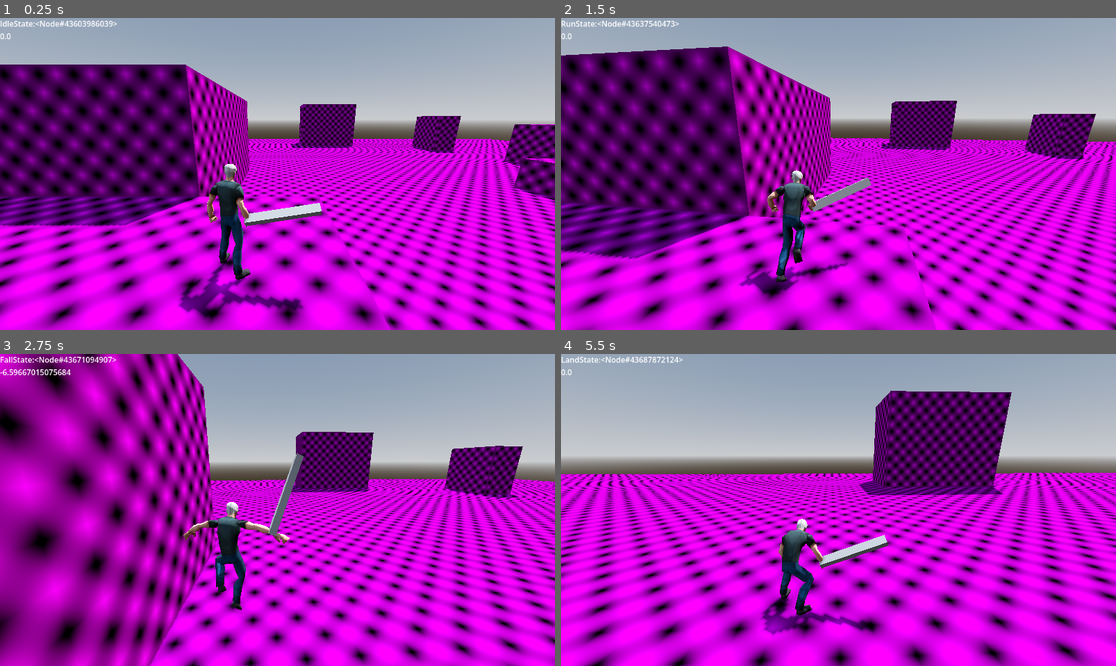
Above: before the commit, frames 1-4 (two rows, left to right).
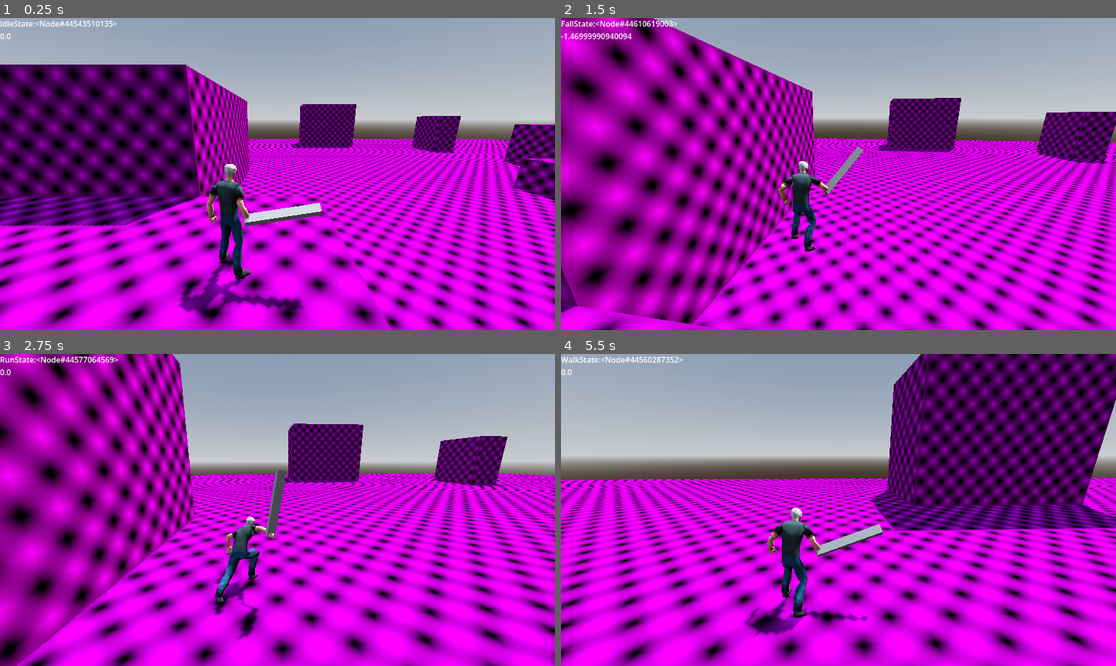
Above: after the commit, the same moments.

Repository: Its-JPower/DemonMightWeep6
Game: Godot game, scene res://scenes/test_map_scene.tscn
The game is run twice, just before and just after one commit, with the same random seed, the same clock (stepped at 60 frames per second) and the same inputs.
Inputs (mouse positions are in pixels of both pictures, inside the frame that each line leads up to):
- Up to frame 1 (0.25 s): no input
- Up to frame 2 (1.5 s): move the mouse to (866, 174) at 0.52 s; hold W (move_forward) from 0.53 s (still down); click (866, 174) at 0.6 s; tap Space (jump) at 0.77 s; tap Shift (run) at 0.8, 1.35 s; move the mouse to (810, 174) at 1.27 s
- Up to frame 3 (2.75 s): keep holding W (move_forward); tap Space (jump) at 1.52 s; click (249, 510) at 1.55 s; move the mouse to (288, 503) at 2.02 s; click (288, 503) at 2.1 s; tap Shift (run) at 2.3 s
- Up to frame 4 (5.5 s): keep holding W (move_forward); move the mouse to (832, 516) at 2.77 s; tap Ctrl (cam_lock) at 2.85 s; tap Space (jump) at 3.02, 3.77, 4.52 s; click (832, 516) at 3.05 s; move the mouse to (877, 513) at 3.52 s; tap Tab (lock_on) at 3.6 s; tap Shift (run) at 3.8, 4.35, 5.3 s; move the mouse to (794, 506) at 4.27 s; click (794, 506) at 4.55 s; move the mouse to (844, 510) at 5.02 s; right-click (844, 510) at 5.1 s

The runs differ from the first frame. In frame 1, less than 0.1% of the frame differs, in the area x 12-21%, y 0-3%; in frame 2, 60%; in frame 3, 58%; in frame 4, 63%, in the area x 0-100%, y 0-100%.

Commit message:
Add EnemySpawner and tweak movement/attacks
Add a new EnemySpawner scene and EnemySpawner script with full spawn features: signals, configurable enemy scenes and weights, cycle settings (count, interval, stagger, max cycles), spawn positions/jitter, ground snapping, facing options, max live limit, and spawn parenting. Update test map to add collision shape to MeleeEnemy and adjust melee_enemy capsule height.

Refactor player state scripts: land state now skips landing animation if input is pressed; run/walk state animation play calls adjusted. Sword slash states (A/B/C) replace manual velocity damping with player.apply_movement, adjust attack buffering/ combo flow and animation playback, and add transitions to Run/Walk based on input after attack recovery. Misc small fixes to combo timer and state transitions.

Diff:
--- a/scenes/melee_enemy.tscn
+++ b/scenes/melee_enemy.tscn
@@ -5,6 +5,7 @@
 [sub_resource type="CapsuleMesh" id="CapsuleMesh_xnaus"]
 
 [sub_resource type="CapsuleShape3D" id="CapsuleShape3D_vaj5w"]
+height = 1.9438477
 
 [sub_resource type="CylinderShape3D" id="CylinderShape3D_tq73k"]
 height = 0.34417725
--- /dev/null
+++ b/scenes/spawner.tscn
@@ -0,0 +1,6 @@
+[gd_scene format=3 uid="uid://cnocl82f4ayo4"]
+
+[ext_resource type="Script" uid="uid://cqovyfqvj6qk" path="res://scripts/spawner.gd" id="1_2vbf6"]
+
+[node name="Spawner" type="Node3D" unique_id=1876596910]
+script = ExtResource("1_2vbf6")
--- a/scenes/test_map_scene.tscn
+++ b/scenes/test_map_scene.tscn
@@ -143,4 +143,7 @@
 [node name="MeleeEnemy" parent="." unique_id=541755684 instance=ExtResource("2_88bmb")]
 transform = Transform3D(1, 0, 0, 0, 1, 0, 0, 0, 1, 0, 1.6064916, 2.7752647)
 
+[node name="CollisionShape3D" parent="MeleeEnemy" index="1" unique_id=2047592973]
+transform = Transform3D(1, 0, 0, 0, 1, 0, 0, 0, 1, 0, -0.028076172, 0)
+
 [editable path="MeleeEnemy"]
--- /dev/null
+++ b/scripts/spawner.gd
@@ -0,0 +1,241 @@
+class_name EnemySpawner
+extends Node3D
+
+## Emitted each time a single enemy is spawned.
+signal enemy_spawned(enemy: Node3D)
+## Emitted after every enemy in a cycle has been spawned.
+signal cycle_completed(cycle_number: int)
+## Emitted when the spawner exhausts max_cycles (if capped).
+signal spawner_finished()
+
+@export_group("Enemies")
+## Scenes to randomly pick from each spawn. Add multiple for variety.
+@export var enemy_scenes: Array[PackedScene] = []
+## Weighted chances matching enemy_scenes (leave empty = equal weight).
+@export var spawn_weights: Array[float] = []
+
+@export_group("Cycle Settings")
+## How many enemies to spawn per cycle.
+@export var spawn_count: int = 3
+## Seconds between each cycle.
+@export var cycle_interval: float = 5.0
+## Seconds between individual spawns within a cycle (0 = all at once).
+@export var spawn_stagger: float = 0.2
+## Wait for all previous-cycle enemies to die before starting next cycle.
+@export var wait_for_clearance: bool = false
+## 0 = infinite cycles.
+@export var max_cycles: int = 0
+## Scale spawn_count by this each cycle (1.0 = constant).
+@export var count_scale_per_cycle: float = 1.0
+## Scale cycle_interval by this each cycle (e.g. 0.9 speeds up over time).
+@export var interval_scale_per_cycle: float = 1.0
+
+@export_group("Spawn Position")
+## Spawn point nodes. If empty, spawner's own position is used.
+@export var spawn_points: Array[Node3D] = []
+## Randomise which spawn point is used each spawn.
+@export var randomise_spawn_point: bool = true
+## XZ radius of random position offset around chosen spawn point.
+@export var position_jitter: float = 0.0
+## Snap spawned enemy to the ground via raycast (requires physics layer set).
+@export var snap_to_ground: bool = true
+## Physics collision mask used for ground snapping raycast.
+@export_flags_3d_physics var ground_mask: int = 1
+## How high above the spawn point to start the ground raycast.
+@export var raycast_height: float = 50.0
+
+@export_group("Spawn Facing")
+## Rotate spawned enemy to face a target node (e.g. the player).
+@export var face_target: Node3D = null
+## Random Y-axis rotation added on top (degrees). Ignored if face_target is set.
+@export_range(0, 360) var random_rotation_range: float = 360.0
+
+@export_group("Limits")
+## Hard cap on live enemies from this spawner (0 = no cap).
+@export var max_live_enemies: int = 0
+## Node to reparent spawned enemies to (defaults to spawner's parent).
+@export var spawn_parent: Node = null
+
+## Runtime state ───────────────────────────────────────────
+var active: bool = false
+var cycle_count: int = 0
+var live_enemies: Array[Node3D] = []
+
+var _cycle_timer: Timer
+var _current_interval: float
+var _current_count: int
+var _spawn_index: int = 0
+
+
+func _ready() -> void:
+	_cycle_timer = Timer.new()
+	_cycle_timer.one_shot = true
+	add_child(_cycle_timer)
+	_cycle_timer.timeout.connect(_on_cycle_timer_timeout)
+	_current_interval = cycle_interval
+	_current_count = spawn_count
+
+
+## ─── Public API ──────────────────────────────────────────
+
+func start() -> void:
+	if enemy_scenes.is_empty():
+		push_error("EnemySpawner: no enemy_scenes assigned.")
+		return
+	active = true
+	cycle_count = 0
+	_current_interval = cycle_interval
+	_current_count = spawn_count
+	_run_cycle()
+
+
+func stop() -> void:
+	active = false
+	_cycle_timer.stop()
+
+
+func pause() -> void:
+	_cycle_timer.paused = true
+
+
+func resume() -> void:
+	_cycle_timer.paused = false
+
+
+func force_cycle() -> void:
+	## Immediately trigger a cycle regardless of the timer.
+	_cycle_timer.stop()
+	_run_cycle()
+
+
+## ─── Internal ────────────────────────────────────────────
+
+func _run_cycle() -> void:
+	if !active:
+		return
+	if wait_for_clearance and !live_enemies.is_empty():
+		_cycle_timer.start(0.5)
+		return
+
+	cycle_count += 1
+	_spawn_index = 0
+	var to_spawn: int = int(_current_count)
+	if max_live_enemies > 0:
+		to_spawn = mini(to_spawn, max_live_enemies - live_enemies.size())
+
+	if spawn_stagger > 0.0:
+		_stagger_spawn(to_spawn)
+	else:
+		for i in to_spawn:
+			_spawn_one()
+		_finish_cycle()
+
+
+func _stagger_spawn(count: int) -> void:
+	if _spawn_index >= count:
+		_finish_cycle()
+		return
+	_spawn_one()
+	_spawn_index += 1
+	var t := Timer.new()
+	t.one_shot = true
+	add_child(t)
+	t.timeout.connect(func():
+		t.queue_free()
+		_stagger_spawn(count))
+	t.start(spawn_stagger)
+
+
+func _spawn_one() -> void:
+	var scene := _pick_scene()
+	if scene == null:
+		return
+	var enemy := scene.instantiate() as Node3D
+	if enemy == null:
+		push_error("EnemySpawner: scene root is not a Node3D.")
+		return
+	var parent: Node = spawn_parent if spawn_parent else get_parent()
+	parent.add_child(enemy)
+	enemy.global_position = _pick_position()
+	_apply_rotation(enemy)
+	live_enemies.append(enemy)
+	enemy.tree_exiting.connect(_on_enemy_removed.bind(enemy))
+	enemy_spawned.emit(enemy)
+
+
+func _finish_cycle() -> void:
+	cycle_completed.emit(cycle_count)
+	if max_cycles > 0 and cycle_count >= max_cycles:
+		active = false
+		spawner_finished.emit()
+		return
+	_current_count = maxi(int(_current_count * count_scale_per_cycle), 1)
+	_current_interval = maxf(_current_interval * interval_scale_per_cycle, 0.1)
+	_cycle_timer.start(_current_interval)
+
+
+func _apply_rotation(enemy: Node3D) -> void:
+	if face_target:
+		var dir := (face_target.global_position - enemy.global_position)
+		dir.y = 0.0
+		if dir.length_squared() > 0.001:
+			enemy.look_at(enemy.global_position + dir, Vector3.UP)
+	elif random_rotation_range > 0.0:
+		var half := deg_to_rad(random_rotation_range * 0.5)
+		enemy.rotation.y = randf_range(-half, half)
+
+
+func _pick_position() -> Vector3:
+	var base: Vector3
+	if spawn_points.is_empty():
+		base = global_position
+	elif randomise_spawn_point:
+		base = spawn_points.pick_random().global_position
+	else:
+		base = spawn_points[_spawn_index % spawn_points.size()].global_position
+
+	if position_jitter > 0.0:
+		var angle := randf_range(0.0, TAU)
+		var radius := randf() * position_jitter
+		base += Vector3(cos(angle) * radius, 0.0, sin(angle) * radius)
+
+	if snap_to_ground:
+		base = _raycast_ground(base)
+
+	return base
+
+
+func _raycast_ground(pos: Vector3) -> Vector3:
+	var space := get_world_3d().direct_space_state
+	var query := PhysicsRayQueryParameters3D.create(
+		pos + Vector3.UP * raycast_height,
+		pos + Vector3.DOWN * raycast_height,
+		ground_mask
+	)
+	query.exclude = [self]
+	var result := space.intersect_ray(query)
+	if result:
+		return result["position"]
+	return pos
+
+
+func _pick_scene() -> PackedScene:
+	if enemy_scenes.is_empty():
+		return null
+	if spawn_weights.size() != enemy_scenes.size():
+		return enemy_scenes.pick_random()
+	var total: float = 0.0
+	for w in spawn_weights: total += w
+	var roll := randf() * total
+	var acc: float = 0.0
+	for i in enemy_scenes.size():
+		acc += spawn_weights[i]
+		if roll <= acc:
+			return enemy_scenes[i]
+	return enemy_scenes.back()
+
+
+func _on_enemy_removed(enemy: Node3D) -> void:
+	live_enemies.erase(enemy)
+func _on_cycle_timer_timeout() -> void:
+	_run_cycle()
--- a/scripts/states/land_state.gd
+++ b/scripts/states/land_state.gd
@@ -24,17 +24,19 @@
 func physics_process(delta: float) -> void:
 	player.apply_gravity(delta)
 	player.move_and_slide()
-	# No apply_movement — landing locks you briefly, which feels weighty
+
+	# If the player immediately pushes a direction, skip the land anim entirely
+	var dir = player.get_movement_input()
+	if dir.length() > 0.1:
+		if player.is_sprinting:
+			state_machine.transition_to(state_machine.get_node("RunState"))
+		else:
+			state_machine.transition_to(state_machine.get_node("WalkState"))
+		return
 
 	if Input.is_action_just_pressed("jump"):
 		state_machine.transition_to(state_machine.get_node("JumpState"))
 		return
 
 	if _done:
-		var dir = player.get_movement_input()
-		if dir.length() > 0.1:
-			state_machine.transition_to(
-				state_machine.get_node("RunState") if player.is_sprinting
-				else state_machine.get_node("WalkState"))
-		else:
-			state_machine.transition_to(state_machine.get_node("IdleState"))
+		state_machine.transition_to(state_machine.get_node("IdleState"))
--- a/scripts/states/run_state.gd
+++ b/scripts/states/run_state.gd
@@ -2,7 +2,7 @@
 extends State
 
 func enter() -> void:
-	player.anim_player.play("Stash 2/Sprint", -1, 1.0)
+	player.anim_player.play("Stash 2/Sprint", 1.0)
 
 func physics_process(delta: float) -> void:
 	player.apply_gravity(delta)
--- a/scripts/states/sword_slash_a_state.gd
+++ b/scripts/states/sword_slash_a_state.gd
@@ -29,21 +29,18 @@
 func physics_process(delta: float) -> void:
 	timer += delta
 
-	# Small step forward on the swing — makes it feel committed
 	if timer < duration * 0.3:
 		var forward = -player.player_model.global_transform.basis.z
 		player.velocity.x = move_toward(player.velocity.x, forward.x * 1.5, 20.0 * delta)
 		player.velocity.z = move_toward(player.velocity.z, forward.z * 1.5, 20.0 * delta)
 	else:
-		player.velocity.x = move_toward(player.velocity.x, 0.0, 15.0 * delta)
-		player.velocity.z = move_toward(player.velocity.z, 0.0, 15.0 * delta)
+		player.apply_movement(delta)
 
 	player.apply_gravity(delta)
 
 	if timer >= duration * 0.5:
 		sword.disable_hitbox()
 
-	# Open buffer window at BUFFER_OPEN fraction, not hard 0.5
 	if timer >= duration * BUFFER_OPEN and Input.is_action_just_pressed("attack"):
 		attack_buffered = true
 
@@ -69,7 +66,14 @@
 		sword.hit_landed.disconnect(_on_hit)
 
 func _end_state() -> void:
-	player.anim_player.play("Sword_Regular_A_Rec", 1.0)
+	player.anim_player.play("Sword_Regular_A_Rec", -1, 1.0)
+	var dir = player.get_movement_input()
+	if dir.length() > 0.1:
+		if player.is_sprinting:
+			state_machine.transition_to(state_machine.get_node("RunState"))
+		else:
+			state_machine.transition_to(state_machine.get_node("WalkState"))
+		return
 	if player.is_on_floor():
 		state_machine.transition_to(state_machine.get_node("IdleState"))
 	else:
--- a/scripts/states/sword_slash_b_state.gd
+++ b/scripts/states/sword_slash_b_state.gd
@@ -34,8 +34,7 @@
 		player.velocity.x = move_toward(player.velocity.x, forward.x * 1.5, 20.0 * delta)
 		player.velocity.z = move_toward(player.velocity.z, forward.z * 1.5, 20.0 * delta)
 	else:
-		player.velocity.x = move_toward(player.velocity.x, 0.0, 15.0 * delta)
-		player.velocity.z = move_toward(player.velocity.z, 0.0, 15.0 * delta)
+		player.apply_movement(delta)
 
 	player.apply_gravity(delta)
 
@@ -49,7 +48,6 @@
 
 	if timer >= duration:
 		if attack_buffered:
-			state_machine.combo_index = 2
 			state_machine.combo_timer = 0.0
 			state_machine.transition_to(state_machine.get_node("SwordSlashCState"))
 		else:
@@ -69,7 +67,13 @@
 
 func _end_state() -> void:
 	player.anim_player.play("Sword_Regular_B_Rec", -1, 1.0)
-	state_machine.combo_timer = 0.0
+	var dir = player.get_movement_input()
+	if dir.length() > 0.1:
+		if player.is_sprinting:
+			state_machine.transition_to(state_machine.get_node("RunState"))
+		else:
+			state_machine.transition_to(state_machine.get_node("WalkState"))
+		return
 	if player.is_on_floor():
 		state_machine.transition_to(state_machine.get_node("IdleState"))
 	else:
--- a/scripts/states/sword_slash_c_state.gd
+++ b/scripts/states/sword_slash_c_state.gd
@@ -34,8 +34,7 @@
 		player.velocity.x = move_toward(player.velocity.x, forward.x * 1.5, 20.0 * delta)
 		player.velocity.z = move_toward(player.velocity.z, forward.z * 1.5, 20.0 * delta)
 	else:
-		player.velocity.x = move_toward(player.velocity.x, 0.0, 15.0 * delta)
-		player.velocity.z = move_toward(player.velocity.z, 0.0, 15.0 * delta)
+		player.apply_movement(delta)
 
 	player.apply_gravity(delta)
 
@@ -69,6 +68,13 @@
 
 func _end_state() -> void:
 	player.anim_player.play("Sword_Regular_C_Rec", -1, 1.0)
+	var dir = player.get_movement_input()
+	if dir.length() > 0.1:
+		if player.is_sprinting:
+			state_machine.transition_to(state_machine.get_node("RunState"))
+		else:
+			state_machine.transition_to(state_machine.get_node("WalkState"))
+		return
 	if player.is_on_floor():
 		state_machine.transition_to(state_machine.get_node("IdleState"))
 	else:
--- a/scripts/states/walk_state.gd
+++ b/scripts/states/walk_state.gd
@@ -2,7 +2,7 @@
 extends State
 
 func enter() -> void:
-	player.anim_player.play("Stash 2/Walk", -1, 1.0)
+	player.anim_player.play("Stash 2/Walk", 1.0)
 
 func physics_process(delta: float) -> void:
 	player.apply_gravity(delta)
Not shown, added: scripts/spawner.gd.uid
